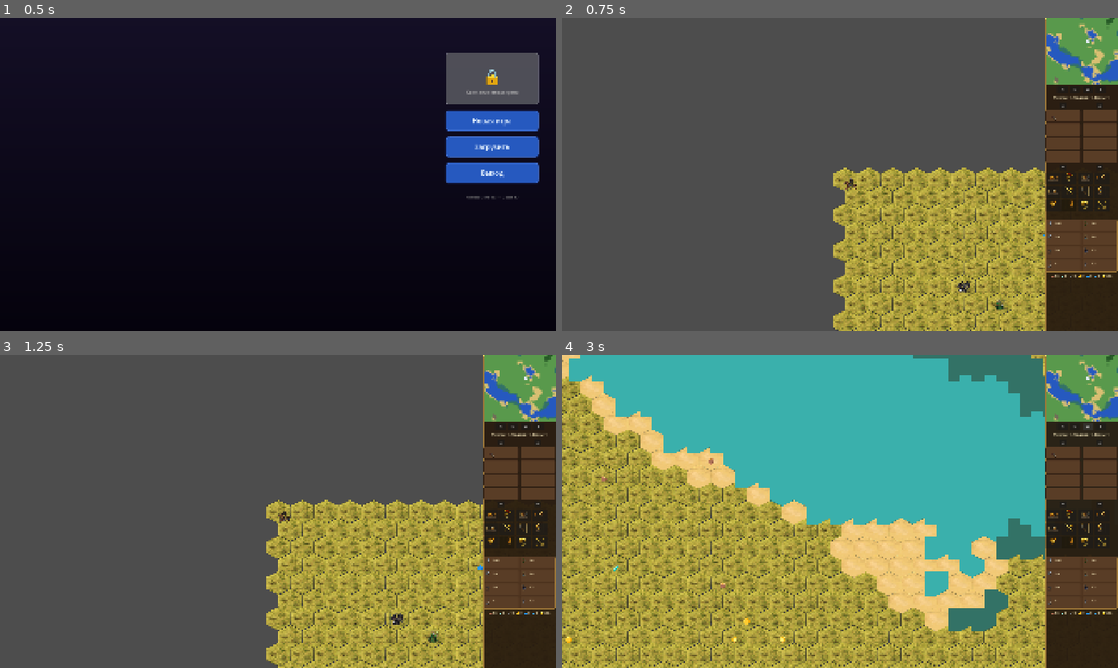
Above: before the commit, frames 1-4 (two rows, left to right).
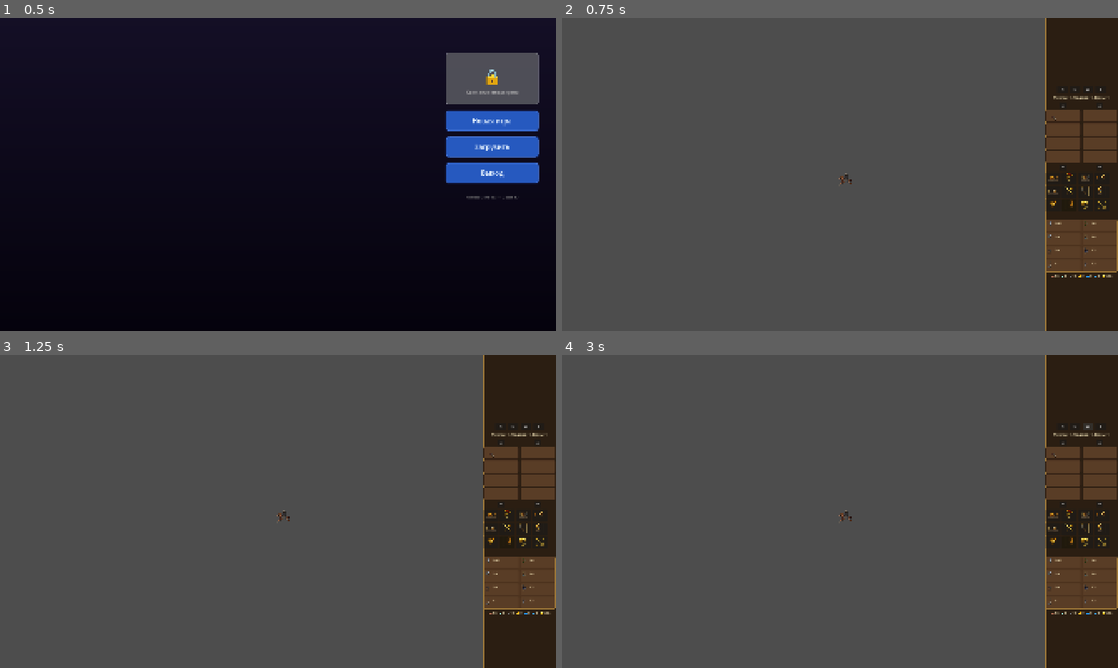
Above: after the commit, the same moments.

Repository: DmitriyRudenskiy/sigil-of-the-unwilling
Game: Godot game, scene res://scenes/MainMenu.tscn
The game is run twice, just before and just after one commit, with the same random seed, the same clock (stepped at 60 frames per second) and the same inputs.
Inputs:
- Up to frame 1 (0.5 s): no input
- Up to frame 2 (0.75 s): click "Новая игра" at 0.5 s
- Up to frame 3 (1.25 s): no input
- Up to frame 4 (3 s): click "N" at 1.25 s; click "S" at 2 s; click "W" at 2.75 s

Frame 1 is identical in both runs. In frame 2, 22% of the frame differs, in the area x 48-100%, y 0-100%; in frame 3, 22%; in frame 4, 89%, in the area x 0-100%, y 0-100%.
Error after the commit: Parse Error: Could not preload resource script "res://scripts/map/MapModel.gd". (res://scripts/MapGenerator.gd:6)

Commit message:
fix: type enemy_stacks as Dictionary[Vector2i, Array[UnitStack]]

Diff:
--- a/scripts/map/MapModel.gd
+++ b/scripts/map/MapModel.gd
@@ -20,7 +20,7 @@
 var village_cells: Array[Vector2i] = []
 var resource_cells: Dictionary = {}
 var decor_cells: Dictionary = {}
-var enemy_stacks: Dictionary = {}
+var enemy_stacks: Dictionary[Vector2i, Array[UnitStack]] = {}
 
 
 func generate_noise() -> void:
--- a/scripts/map/MapSpawner.gd
+++ b/scripts/map/MapSpawner.gd
@@ -62,9 +62,9 @@
 		if not model.is_walkable(cell) or model.enemy_stacks.has(cell) or cell in model.village_cells or model.resource_cells.has(cell):
 			continue
 
-		var faction_idx: int = rng.randi_range(0, UnitRegistry.FACTION_SETS.size() - 1)
+				var faction_idx: int = rng.randi_range(0, UnitRegistry.FACTION_SETS.size() - 1)
 		var faction_pool: Array = UnitRegistry.FACTION_SETS[faction_idx]
-		var army: Array = []
+		var army: Array[UnitStack] = []
 		for i in rng.randi_range(1, 3):
 			var unit_key: String = faction_pool[rng.randi_range(0, faction_pool.size() - 1)]
 			var stack = UnitRegistry.make_stack(unit_key, rng)
